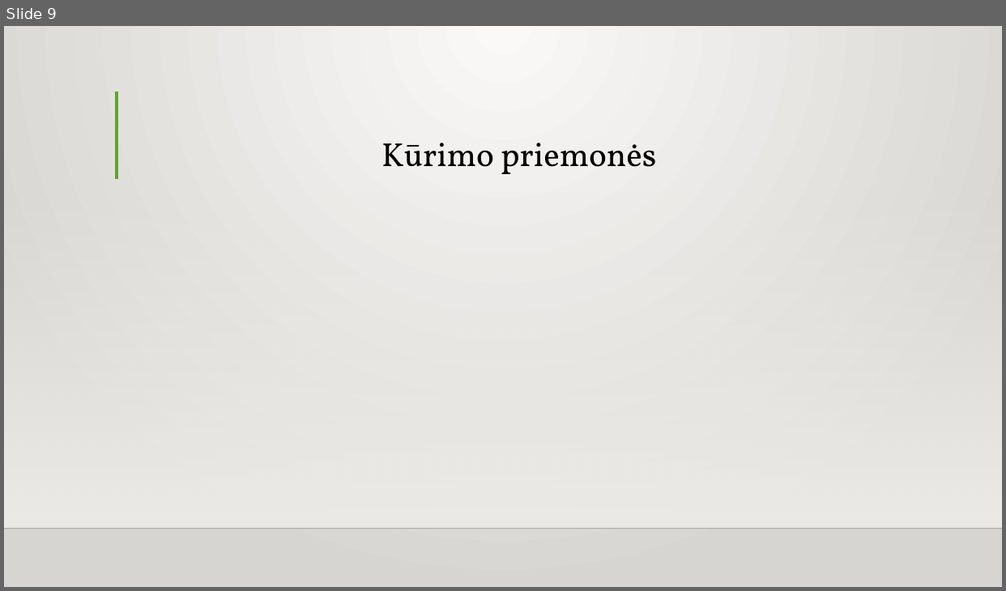
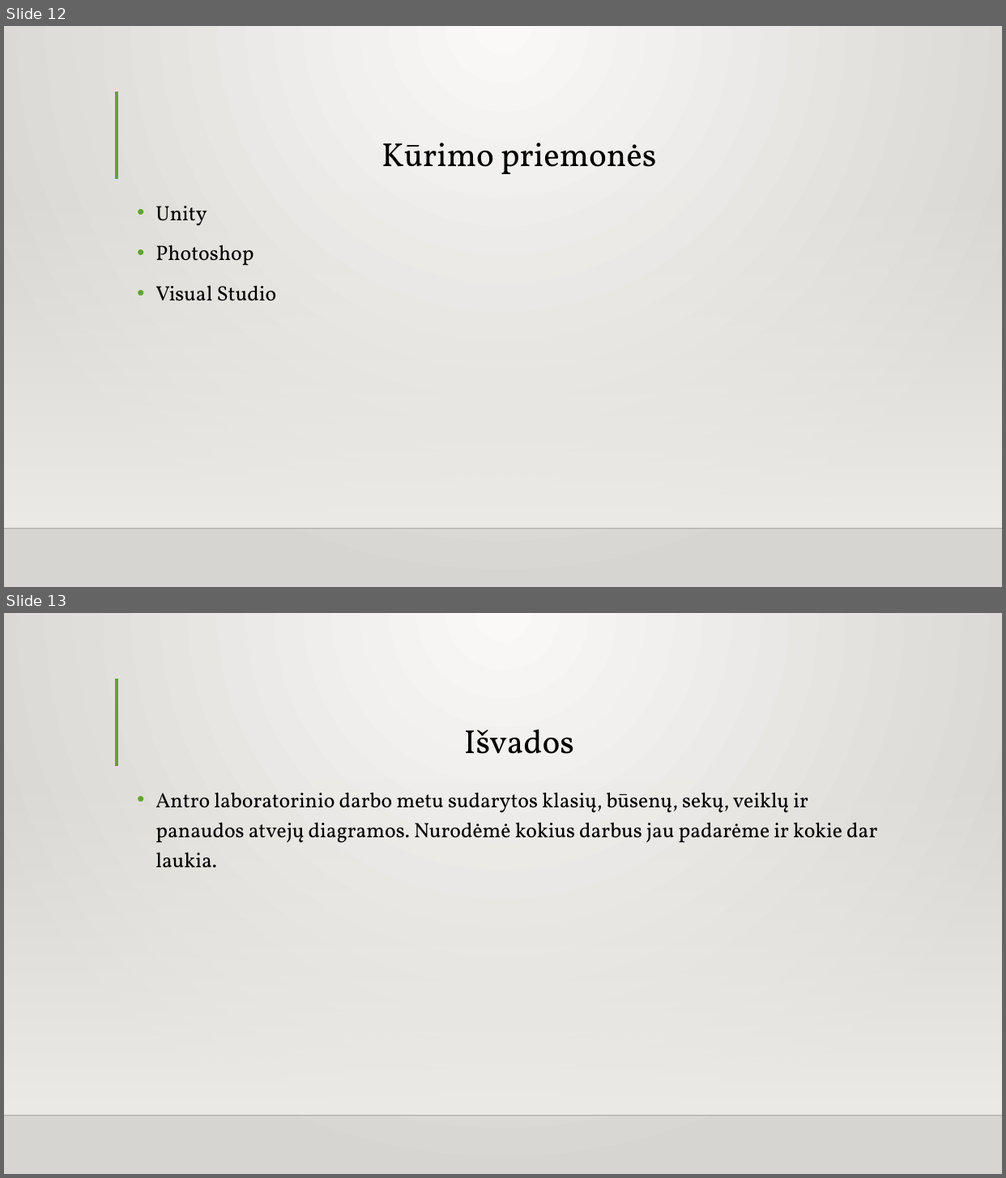
Before and after one commit to IgnasTrashDove1/Flappy, a slide deck: PĮ-antras-atsiskaitymas.pptx. Shown one above the other, each under a label of ours: slide 9 before the commit, slides 12 and 13 after it. The pictures are 1006x591 and 1006x1178 pixels, drawn with LibreOffice and Linux fonts; fonts in the diff are those of the drawing; background and template pictures are left out. Boxes give left, top, right and bottom in pixels: in the first picture for what was removed or moved away, otherwise in the second. Text is boxed around its words. In the diff, an @@ line names an element or a change of style, - is before the commit and + after.

```diff
--- a/PĮ-antras-atsiskaitymas.pptx
+++ b/PĮ-antras-atsiskaitymas.pptx
@@ slide 13 added at [4,613,1002,1174], background gradient #FAFAF9 to #D7D5D2; not listed: 3 template elements that a slide beside it also shows @@
@@ title added at [464,729,574,754], 32 pt, text #000000 @@
+Išvados
@@ text added at [155,792,877,868], 20 pt, text #000000 @@
+• Antro laboratorinio darbo metu sudarytos klasių, būsenų, sekų, veiklų ir panaudos atvejų diagramos. Nurodėmė kokius darbus jau padarėme ir kokie dar laukia.
@@ what was slide 9 is now slide 12 @@
@@ slide 12 changed as well @@
@@ text added at [155,206,277,301], 20 pt, text #000000 @@
+• Unity
+• Photoshop
+• Visual Studio
```
Also in this commit, not shown: 8 other slides changed, 4 other slides added, 2 slides removed.
